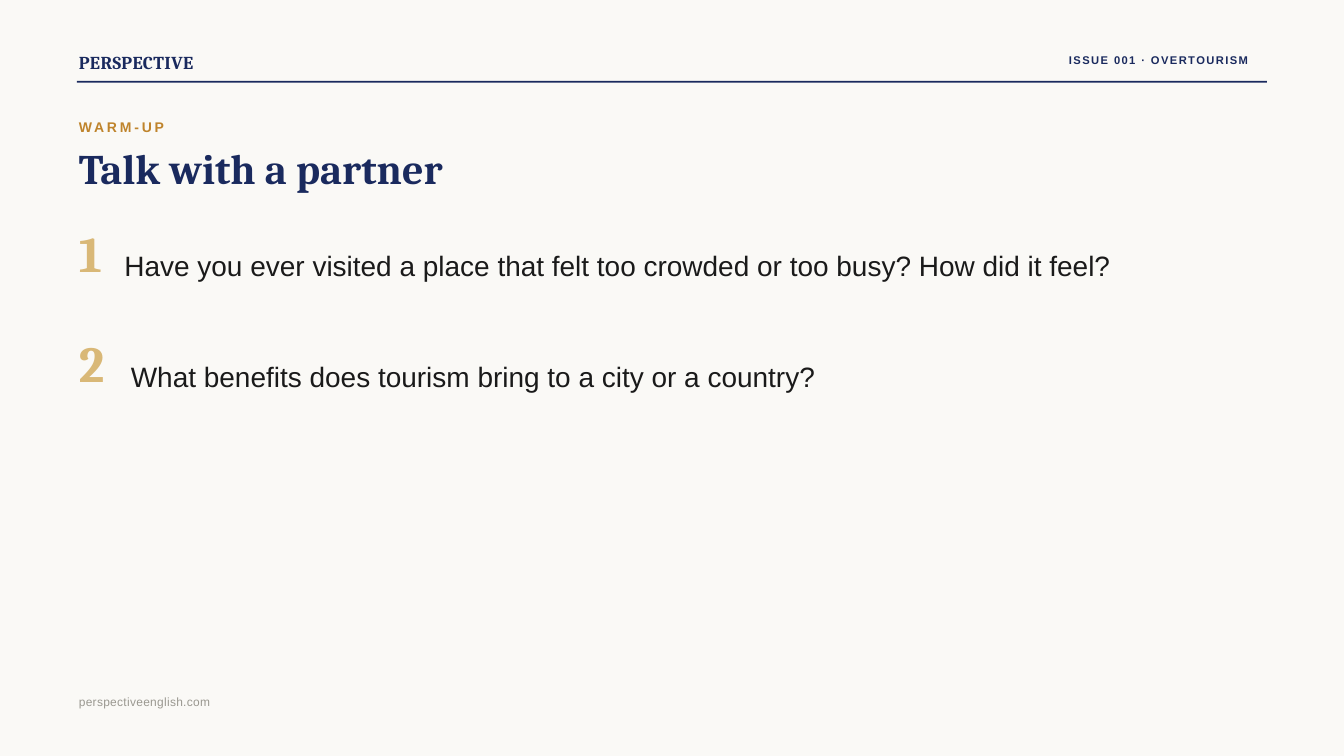
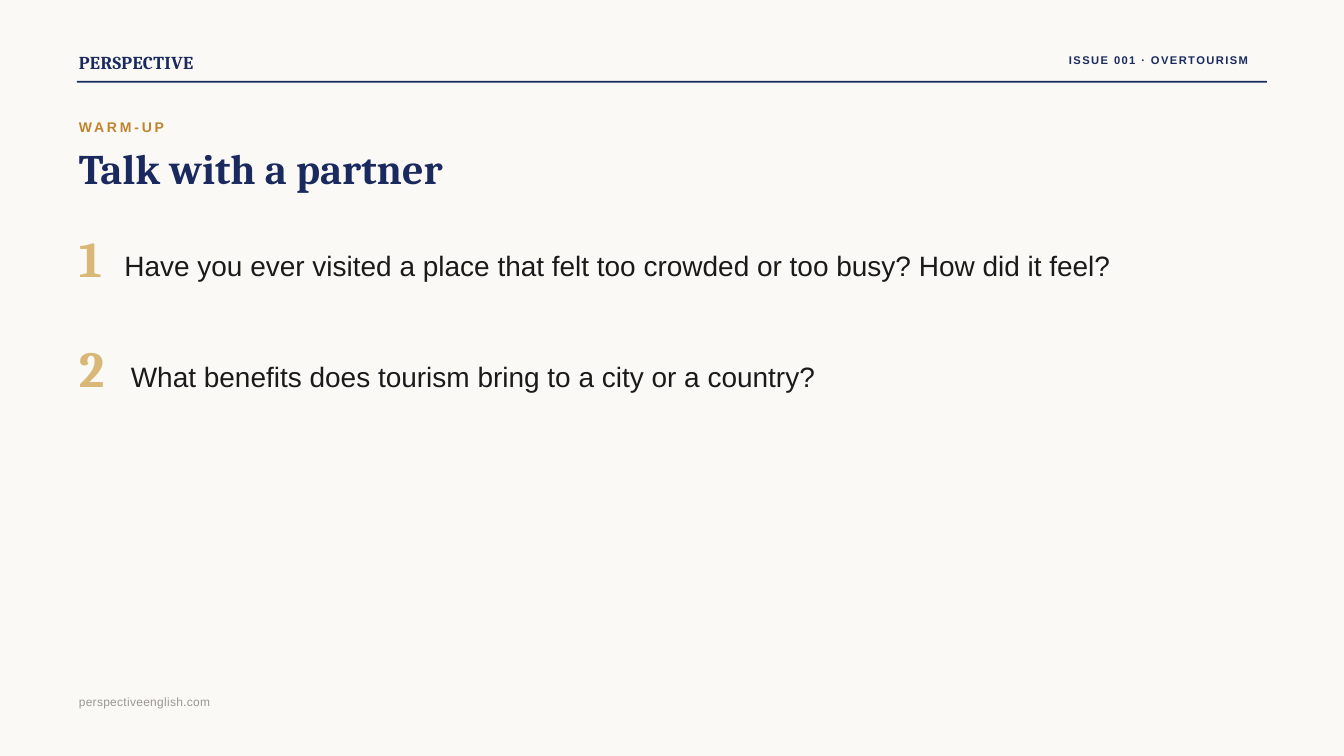
Before and after one commit to Swinka85/perspective-english, a slide deck: slide 3 of downloads/issue001-overtourism.pptx. Drawn at 1344x756 pixels with LibreOffice and Linux fonts; fonts in the diff are those of the drawing. Boxes give left, top, right and bottom in pixels: in the first picture for what was removed or moved away, otherwise in the second. Text is boxed around its words. In the diff, an @@ line names an element or a change of style, - is before the commit and + after.

```diff
--- a/downloads/issue001-overtourism.pptx
+++ b/downloads/issue001-overtourism.pptx
@@ text "1" at <box>79,243,102,277</box>: line spacing 0.69 to 0.79 @@
@@ text "2" at <box>79,353,105,387</box>: line spacing 0.69 to 0.79 @@
```
Also in this commit, not shown: 14 other slides changed, 2 other files.
